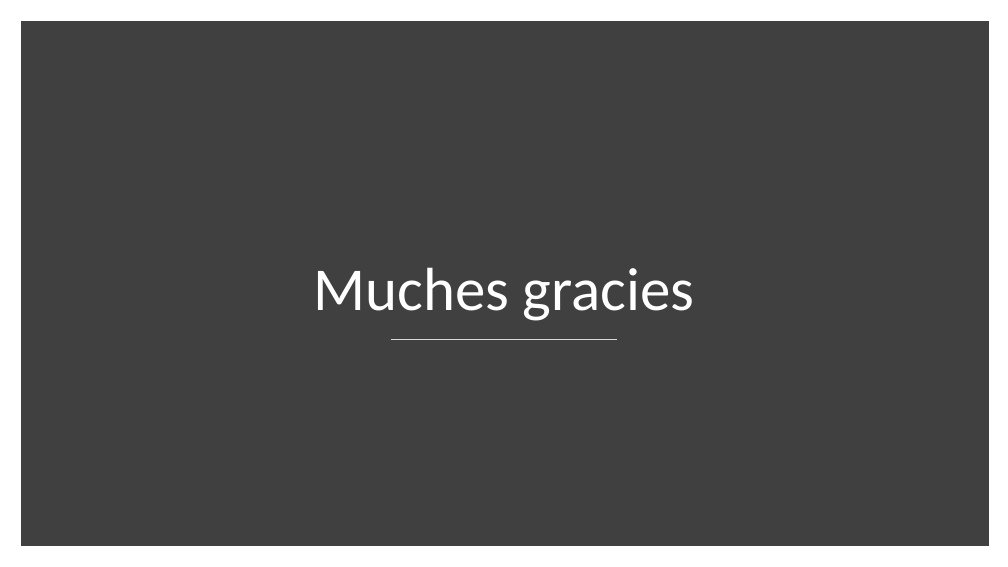
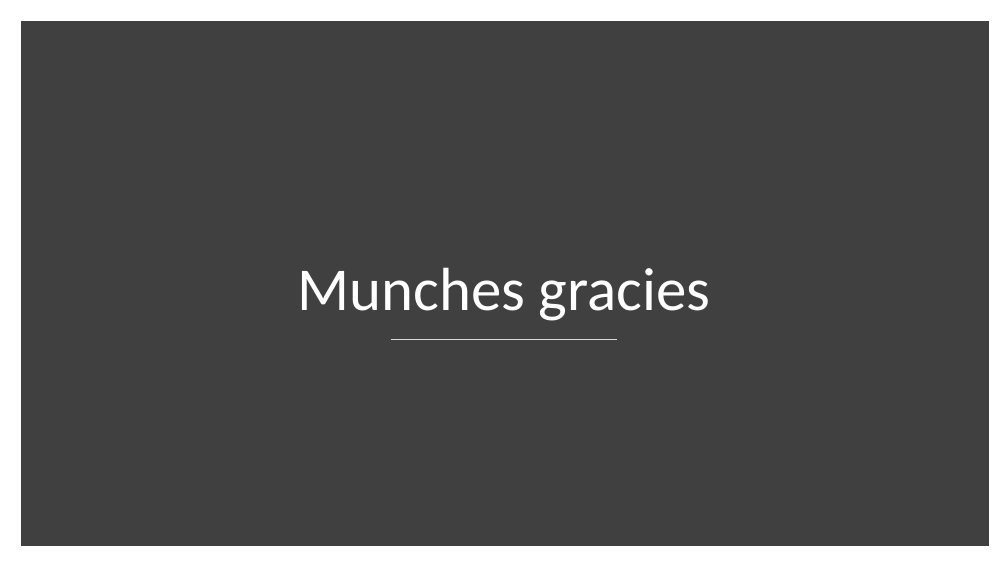
Before and after one commit to danielgsel/shiny-tribble, a slide deck: slide 26 of Entregas/hito2/TRIVALS.ppsx. Drawn at 1008x567 pixels with LibreOffice and Linux fonts; fonts in the diff are those of the drawing. Boxes give left, top, right and bottom in pixels: in the first picture for what was removed or moved away, otherwise in the second. Text is boxed around its words. In the diff, an @@ line names an element or a change of style, - is before the commit and + after.

```diff
--- a/Entregas/hito2/TRIVALS.ppsx
+++ b/Entregas/hito2/TRIVALS.ppsx
@@ title at <box>297,267,710,321</box>: text changed @@
-Muches gracies
+Munches gracies
```
